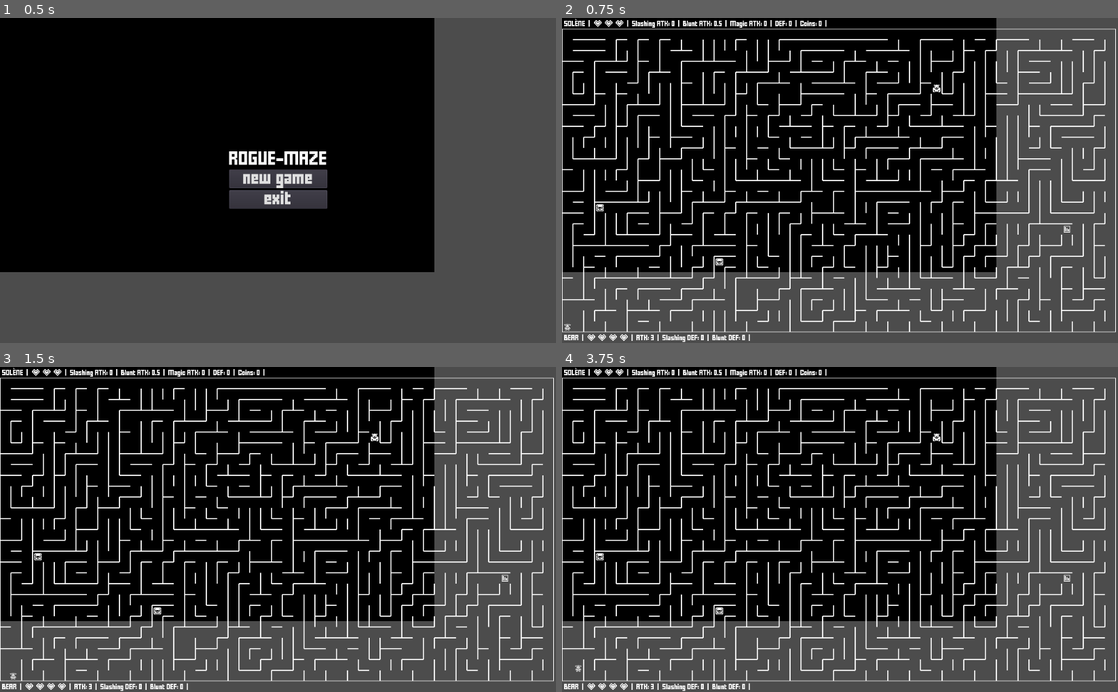
Above: before the commit, frames 1-4 (two rows, left to right).
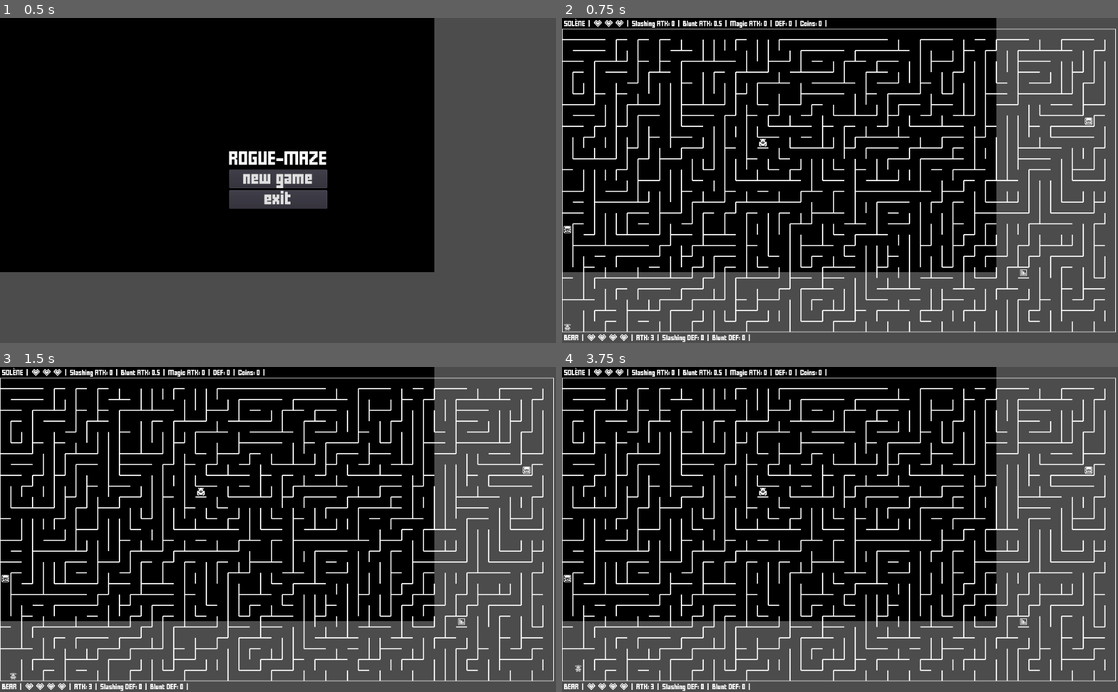
Above: after the commit, the same moments.

Repository: jGonzalezFernandez/rogue-maze
Game: Godot game, scene res://main/main.tscn
The game is run twice, just before and just after one commit, with the same random seed, the same clock (stepped at 60 frames per second) and the same inputs.
Inputs:
- Up to frame 1 (0.5 s): no input
- Up to frame 2 (0.75 s): click "new game" at 0.5 s
- Up to frame 3 (1.5 s): tap Enter (ui_accept) at 1.25 s; hold Right (ui_right) from 1.28 s (still down)
- Up to frame 4 (3.75 s): tap Enter (ui_accept) at 1.52, 2, 2.27, 2.75, 3.5 s; release Right (ui_right) at 2.03 s; hold Down (ui_down) 2.03-2.78 s; hold Right (ui_right) 2.78-3.53 s; hold Up (ui_up) from 3.53 s (still down)

Frame 1 is identical in both runs. In frame 2, 0.6% of the frame differs, in the area x 0-98%, y 6-97%; in frame 3, 0.6%; in frame 4, 0.6%.

Commit message:
New methods have been added to complement the random_position() of the maze class. Bug fixes

Diff:
--- a/grid_elements/characters/non_player/allies/ally.gd
+++ b/grid_elements/characters/non_player/allies/ally.gd
@@ -17,7 +17,9 @@
 		knows_player = true
 	if !tween.is_active() and knows_player:
 		var path = get_point_path_to(player.position)
-		if !player_is_perceptible(path):
+		if path.size() > Utils.rounded_half(maze.COLUMNS): # this could happen when changing levels if something fails...
+			position = player.position
+		elif !player_is_perceptible(path):
 			follow_path(path, MovementType.RUN, path.size(), false)
 
 func on_area_entered(area) -> void:
--- a/grid_elements/characters/non_player/enemies/spectres/evil_twin/evil_twin.gd
+++ b/grid_elements/characters/non_player/enemies/spectres/evil_twin/evil_twin.gd
@@ -19,6 +19,6 @@
 
 func special_movement() -> void:
 	if Utils.twenty_five_percent_chance():
-		teleport_while_healing_to(maze.random_position())
+		teleport_to(maze.random_position())
 	else:
 		walk_through_walls(Utils.get_random_elem(DIAGONALS), half_walk_length)
--- a/grid_elements/characters/non_player/enemies/spectres/shadow/shadow.gd
+++ b/grid_elements/characters/non_player/enemies/spectres/shadow/shadow.gd
@@ -19,7 +19,7 @@
 
 func special_movement() -> void:
 	if Utils.twenty_five_percent_chance():
-		teleport_while_healing_to(maze.random_position())
+		teleport_to(maze.random_position())
 	else:
 		get_parent().add_enemy(Clone.new(position, player, maze))
 		walk_through_walls(Utils.get_random_elem(DIAGONALS), half_walk_length)
--- a/gui_elements/status_bar/items/shield/shield.gd
+++ b/gui_elements/status_bar/items/shield/shield.gd
@@ -5,7 +5,7 @@
 const WOODEN_SHIELD_TEXTURE = preload(WOODEN_SHIELD_TEXTURE_PATH)
 
 const SHIELD_TEXTURE_PATH = ResourcePath.ITEMS + "/shield/shield.png"
-const SHIELD = preload(SHIELD_TEXTURE_PATH)
+const SHIELD_TEXTURE = preload(SHIELD_TEXTURE_PATH)
 
 func _init().(WOODEN_SHIELD_TEXTURE) -> void:
 	pass
--- a/main/main.gd
+++ b/main/main.gd
@@ -73,6 +73,7 @@
 
 func set_char_position(character: Character, position: Vector2) -> void:
 	character.tween.remove_all()
+	character.modulate.a = character.max_alpha
 	character.position = position
 
 func new_level() -> void:
@@ -80,31 +81,31 @@
 	match level_number:
 		1:
 			maze = Maze.new(GenerationAlgorithm.BINARY_TREE, true)
-			add_enemy(Bear.new(maze.random_position(), player, maze))
+			add_enemy(Bear.new(maze.random_center_position(), player, maze))
 		2:
 			maze = Maze.new(GenerationAlgorithm.SIDEWINDER, true)
-			add_enemy(Crocodile.new(maze.random_position(), player, maze))
-			add_enemy(Bat.new(maze.random_position(), player, maze))
+			add_enemy(Crocodile.new(maze.random_center_position(), player, maze))
+			add_enemy(Bat.new(maze.random_top_right_position(), player, maze))
 		3:
 			maze = Maze.new(GenerationAlgorithm.RECURSIVE_BACKTRACKER, true)
-			add_enemy(Scorpion.new(maze.random_position(), player, maze))
-			add_enemy(Spider.new(maze.random_position(), player, maze))
-			add_ally(Unicorn.new(maze.random_position(), player, maze))
+			add_enemy(Scorpion.new(maze.random_center_position(), player, maze))
+			add_enemy(Spider.new(maze.random_top_right_position(), player, maze))
+			add_ally(Unicorn.new(maze.random_top_center_position(), player, maze))
 		4:
 			maze = Maze.new(GenerationAlgorithm.RECURSIVE_DIVISION_WITH_ROOMS)
-			add_enemy(SkeletonKnight.new(maze.random_position(), player, maze))
-			add_enemy(HumanGhost.new(maze.random_position(), player, maze))
+			add_enemy(SkeletonKnight.new(maze.random_center_position(), player, maze))
+			add_enemy(HumanGhost.new(maze.random_top_right_position(), player, maze))
 		5:
 			maze = Maze.new(GenerationAlgorithm.RECURSIVE_DIVISION)
-			add_enemy(SkeletonWizard.new(maze.random_position(), player, maze))
-			add_enemy(MonsterGhost.new(maze.random_position(), player, maze))
-			add_ally(Fairy.new(maze.random_position(), player, maze))
+			add_enemy(SkeletonWizard.new(maze.random_center_position(), player, maze))
+			add_enemy(MonsterGhost.new(maze.random_top_right_position(), player, maze))
+			add_ally(Fairy.new(maze.random_bottom_center_position(), player, maze))
 		6:
 			maze = Maze.new(GenerationAlgorithm.RECURSIVE_BACKTRACKER)
-			add_enemy(Shadow.new(maze.random_position(), player, maze))
+			add_enemy(Shadow.new(maze.random_center_position(), player, maze))
 		_:
 			maze = Maze.new(GenerationAlgorithm.RECURSIVE_BACKTRACKER)
-			add_enemy(EvilTwin.new(maze.random_position(), player, maze))
+			add_enemy(EvilTwin.new(maze.random_center_position(), player, maze))
 	add_child(maze)
 
 	for i in TREASURES_PER_LEVEL:
@@ -112,7 +113,7 @@
 
 #	add_event(Event.new(maze.random_position()))
 
-	stairs = Stairs.new(maze.random_position())
+	stairs = Stairs.new(maze.random_bottom_right_position())
 	add_child(stairs)
 
 func set_enemy_status_bars():
--- a/maze/maze.gd
+++ b/maze/maze.gd
@@ -17,6 +17,10 @@
 const MAX_X = (COLUMNS - 1) * TILE_SIZE
 const MIN_Y = Y_OFFSET * TILE_SIZE
 const MAX_Y = (ROWS + Y_OFFSET - 1) * TILE_SIZE
+# We will divide the maze into 9 areas to balance a little the random distribution
+# of the grid elements during level generation
+var area_width = Utils.rounded_division(COLUMNS, 3.0)
+var area_height = Utils.rounded_division(ROWS, 3.0)
 
 var generation_algorithm: int
 var add_loops: bool
@@ -36,7 +40,7 @@
 		for column in COLUMNS:
 			var cell_id = astar.get_available_point_id()
 			indexed_cells[row][column] = Cell.new(cell_id, row, column)
-			astar.add_point(cell_id, Vector2(column * TILE_SIZE, (row + Y_OFFSET) * TILE_SIZE))
+			astar.add_point(cell_id, Vector2((column + X_OFFSET) * TILE_SIZE, (row + Y_OFFSET) * TILE_SIZE))
 
 func sort_cells_by_link_count_asc(cell1: Cell, cell2: Cell) -> bool:
 	return cell1.link_count < cell2.link_count
@@ -56,11 +60,12 @@
 		_:
 			RecursiveDivision.apply_algorithm(self, true)
 
-	if add_loops: # braid maze
+	if add_loops:
 		for row in ROWS:
 			for column in COLUMNS:
 				var current_cell = indexed_cells[row][column]
-				if current_cell.link_count <= 1:
+				# TODO: Add an enum to select the braiding level (instead of using a hard-coded probability)?
+				if current_cell.link_count <= 1 and Utils.seventy_five_percent_chance():
 					var neighbours = get_neighbours_of(current_cell)
 					neighbours.sort_custom(self, "sort_cells_by_link_count_asc")
 					link_cells(current_cell, neighbours.front())
@@ -174,7 +179,31 @@
 					tile_map.set_cell(current_cell.column + X_OFFSET, current_cell.row + Y_OFFSET, Walls.ALL)
 
 func random_position() -> Vector2:
-	return Vector2(Utils.random_int(COLUMNS, 1) * TILE_SIZE, Utils.random_int(ROWS + Y_OFFSET, 1) * TILE_SIZE)
+	return Vector2(Utils.random_int(COLUMNS + X_OFFSET, X_OFFSET) * TILE_SIZE, Utils.random_int(ROWS + Y_OFFSET, Y_OFFSET) * TILE_SIZE)
+
+func random_top_left_position() -> Vector2:
+	return Vector2(Utils.random_int(area_width + X_OFFSET, X_OFFSET) * TILE_SIZE, Utils.random_int(area_height + Y_OFFSET, Y_OFFSET) * TILE_SIZE)
+
+func random_top_center_position() -> Vector2:
+	return Vector2(Utils.random_int(2 * area_width + X_OFFSET, area_width + X_OFFSET) * TILE_SIZE, Utils.random_int(area_height + Y_OFFSET, Y_OFFSET) * TILE_SIZE)
+
+func random_top_right_position() -> Vector2:
+	return Vector2(Utils.random_int(3 * area_width + X_OFFSET, 2 * area_width + X_OFFSET) * TILE_SIZE, Utils.random_int(area_height + Y_OFFSET, Y_OFFSET) * TILE_SIZE)
+
+func random_center_left_position() -> Vector2:
+	return Vector2(Utils.random_int(area_width + X_OFFSET, X_OFFSET) * TILE_SIZE, Utils.random_int(2 * area_height + Y_OFFSET, area_height + Y_OFFSET) * TILE_SIZE)
+
+func random_center_position() -> Vector2:
+	return Vector2(Utils.random_int(2 * area_width + X_OFFSET, area_width + X_OFFSET) * TILE_SIZE, Utils.random_int(2 * area_height + Y_OFFSET, area_height + Y_OFFSET) * TILE_SIZE)
+
+func random_center_right_position() -> Vector2:
+	return Vector2(Utils.random_int(3 * area_width + X_OFFSET, 2 * area_width + X_OFFSET) * TILE_SIZE, Utils.random_int(2 * area_height + Y_OFFSET, area_height + Y_OFFSET) * TILE_SIZE)
+
+func random_bottom_center_position() -> Vector2:
+	return Vector2(Utils.random_int(2 * area_width + X_OFFSET, area_width + X_OFFSET) * TILE_SIZE, Utils.random_int(3 * area_height + Y_OFFSET, 2 * area_height + Y_OFFSET) * TILE_SIZE)
+
+func random_bottom_right_position() -> Vector2:
+	return Vector2(Utils.random_int(3 * area_width + X_OFFSET, 2 * area_width + X_OFFSET) * TILE_SIZE, Utils.random_int(3 * area_height + Y_OFFSET, 2 * area_height + Y_OFFSET) * TILE_SIZE)
 
 func target_is_outside_boundaries(target: Vector2) -> bool:
 	return target.x < MIN_X or target.x > MAX_X or target.y < MIN_Y or target.y > MAX_Y
--- a/utils.gd
+++ b/utils.gd
@@ -8,6 +8,9 @@
 
 static func fifty_percent_chance() -> bool:
 	return random_int(2) == 0
+
+static func seventy_five_percent_chance() -> bool:
+	return !twenty_five_percent_chance()
 
 static func get_random_elem(array: Array):
 	return array[random_int(array.size())]
